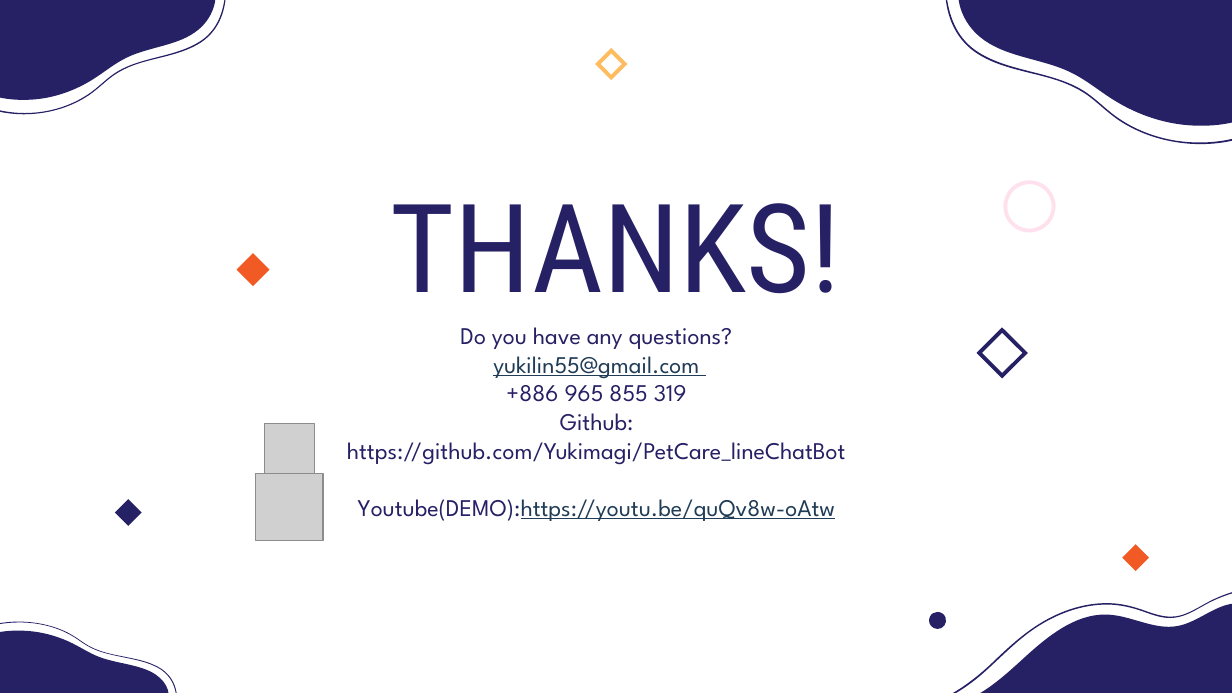
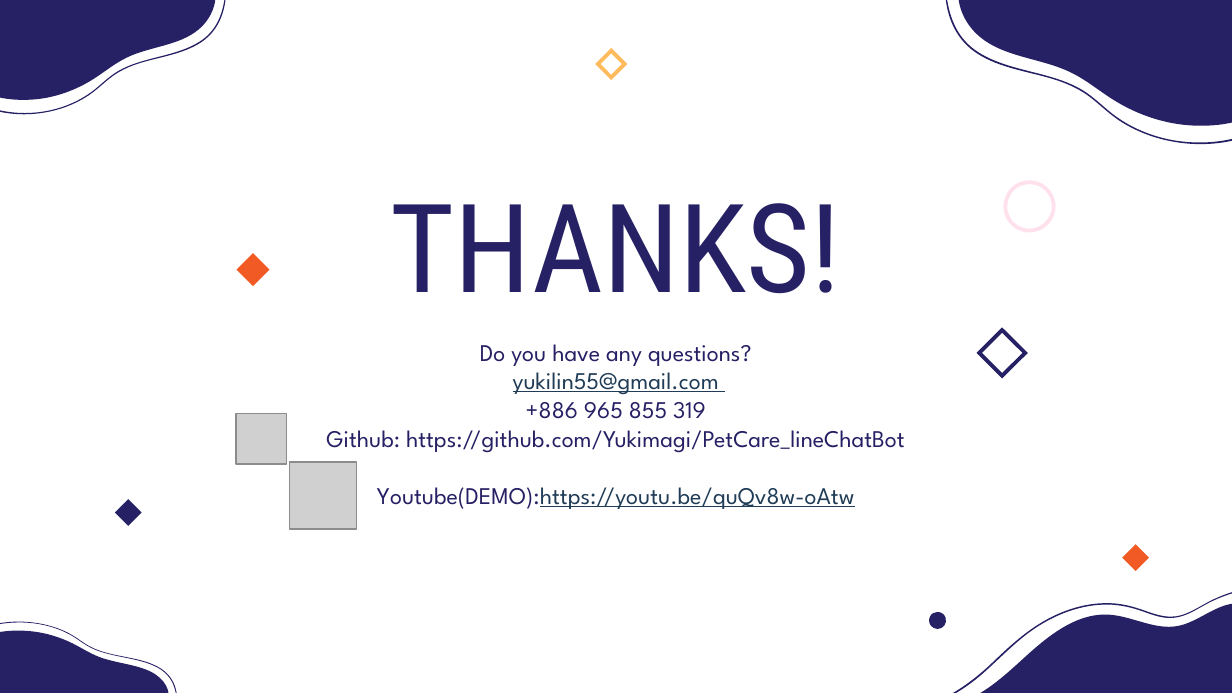
Before and after one commit to Yukimagi/PetCare_lineChatBot, a slide deck: slide 12 of PetCare.pptx. Drawn at 1232x693 pixels with LibreOffice and Linux fonts; fonts in the diff are those of the drawing; grey boxes stand for pictures. Boxes give left, top, right and bottom in pixels: in the first picture for what was removed or moved away, otherwise in the second. Text is boxed around its words. In the diff, an @@ line names an element or a change of style, - is before the commit and + after.

Commit message:
ppt pdf update 2023/08/27

```diff
--- a/PetCare.pptx
+++ b/PetCare.pptx
@@ text "Do you have any questions?" rewrapped from box(347, 327, 846, 521) to box(326, 344, 905, 509) @@
@@ picture: place and size @@
-picture at box(265, 424, 315, 474)
+picture at box(237, 414, 287, 464)
@@ picture: place and size @@
-picture at box(256, 474, 324, 542)
+picture at box(290, 462, 357, 530)
```
Also in this commit, not shown: 1 other file.
